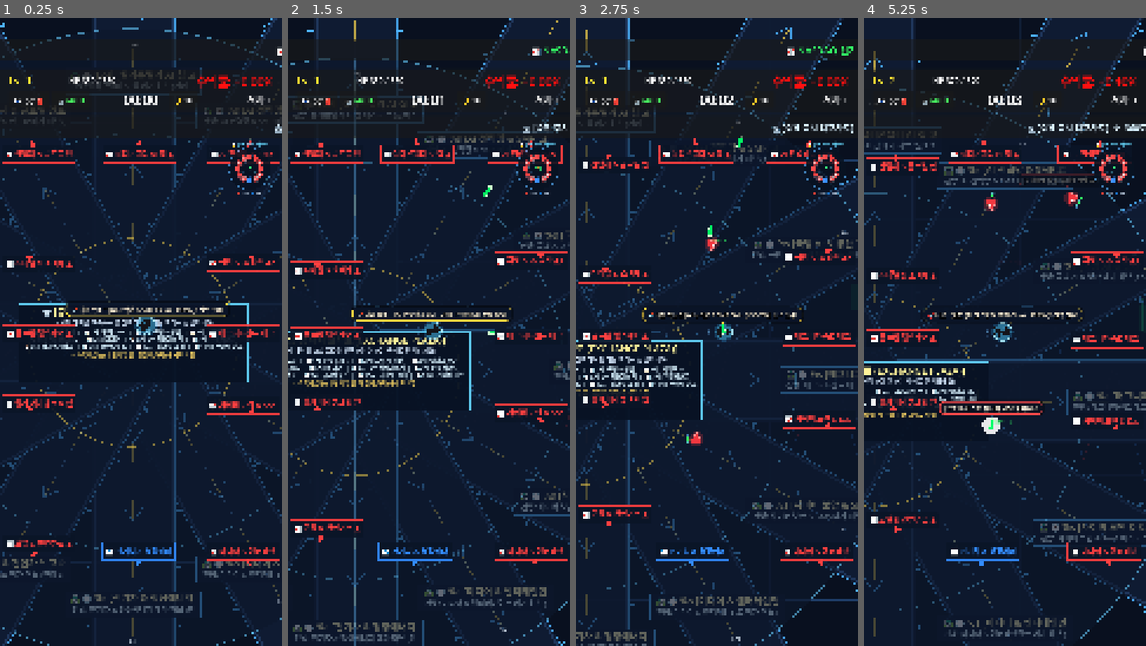
Above: before the commit, frames 1-4 (left to right).
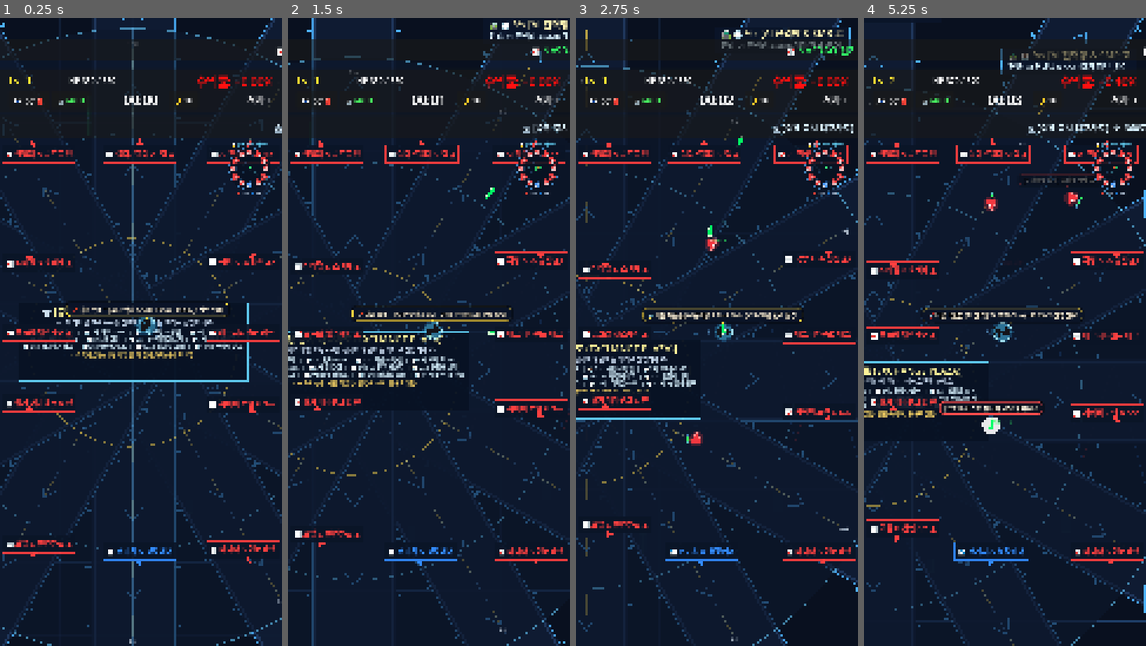
Above: after the commit, the same moments.

Repository: gamcatch/stock-rpg
Game: Godot game, scene res://scenes/main.tscn
The game is run twice, just before and just after one commit, with the same random seed, the same clock (stepped at 60 frames per second) and the same inputs.
Inputs (mouse positions are in pixels of both pictures, inside the frame that each line leads up to):
- Up to frame 1 (0.25 s): no input
- Up to frame 2 (1.5 s): move the mouse to (491, 300) at 0.52 s; hold D (move_right) 0.53-1.25 s; click (491, 300) at 0.67 s; drag from (372, 363) to (437, 332) at 1.27 s
- Up to frame 3 (2.75 s): move the mouse to (745, 193) at 2.02 s; hold D (move_right) from 2.03 s (still down)
- Up to frame 4 (5.25 s): release D (move_right) at 2.75 s; drag from (990, 457) to (999, 244) at 2.77 s; move the mouse to (1089, 426) at 3.52 s; hold A (move_left) 3.53-4.25 s; click "🤖 퀀트 AI 모델 [신규 매수] 모든 무기 공격력 …" at 4.25 s; click "🧲 유동성 흡수 (자석) [신규 매수] 배당금 젬 흡…" at 5 s

The runs differ from the first frame. In frame 1, 7.1% of the frame differs, in the area x 0-100%, y 0-100%; in frame 2, 13%; in frame 3, 12%; in frame 4, 12%.

Commit message:
feat: 192종목 대응 맵 확장 (섹터 거리 4800→8000, 종목 간격 497→995, 섹터 반경 1800)

Diff:
--- a/scenes/main.gd
+++ b/scenes/main.gd
@@ -25,9 +25,9 @@
 		chart_points.append(Vector2(i * 120 - 2800, randf_range(-350, 350)))
 
 	# 2. Atmospheric Candlestick columns across world
-	for i in range(40):
+	for i in range(110):
 		var angle = randf() * TAU
-		var dist = randf_range(600.0, 7500.0)
+		var dist = randf_range(600.0, MarketDataManager.WORLD_RADIUS)
 		bg_candlesticks.append({
 			"pos": Vector2(cos(angle), sin(angle)) * dist,
 			"height": randf_range(60.0, 180.0),
@@ -126,7 +126,7 @@
 	# 1. Draw Grand Radial Expressways (320px wide asphalt with glowing guardrails and lampposts)
 	_draw_expressways(cam_pos, view_rect, font, center, t)
 
-	# 2. Outer Orbital Ring Road (Connecting Sectors at ~4800m radius)
+	# 2. Outer Orbital Ring Road (Connecting Sectors at ~8000m radius)
 	var sec_keys = MarketDataManager.sectors.keys()
 	for i in range(sec_keys.size()):
 		var p1 = MarketDataManager.sectors[sec_keys[i]]["position"]
@@ -199,7 +199,7 @@
 			c_dist += chevron_spacing
 
 		# F. Highway Overhead Gantry Milestone Signs (every 1000m along expressway)
-		var milestone_distances = [1000.0, 2000.0, 3000.0, 4000.0]
+		var milestone_distances = [1500.0, 3000.0, 4500.0, 6000.0]
 		for m_dist in milestone_distances:
 			var m_pos = center + dir * m_dist
 			if cam_pos.distance_to(m_pos) < 1400.0:
@@ -217,7 +217,7 @@
 		if sec.has("stocks"):
 			for stock in sec["stocks"]:
 				var st_pos = stock.get("world_pos", s_pos)
-				if cam_pos.distance_to(st_pos) < 2200.0 or cam_pos.distance_to(s_pos) < 2200.0:
+				if cam_pos.distance_to(st_pos) < 2200.0 or cam_pos.distance_to(s_pos) < 2800.0:
 					draw_line(s_pos, st_pos, Color(0.08, 0.15, 0.28, 0.8), 120.0)
 					draw_line(s_pos, st_pos, Color(theme_col.r, theme_col.g, theme_col.b, 0.4), 2.5)
 
--- a/scenes/ui/radar_minimap.gd
+++ b/scenes/ui/radar_minimap.gd
@@ -2,7 +2,7 @@
 
 # High-Tech Cyber Radar Minimap & Off-Screen Waypoint Navigation
 var radar_radius: float = 80.0
-var world_max_radius: float = 8500.0
+var world_max_radius: float = MarketDataManager.WORLD_RADIUS
 var target_player: Node2D = null
 
 func _ready():
--- a/scripts/market_data_manager.gd
+++ b/scripts/market_data_manager.gd
@@ -560,6 +560,26 @@
 const START_POS = Vector2(0, 0)
 const CENTER_POS = Vector2(0, 0)
 
+# 🗺️ 맵 확장 레이아웃 (12섹터 × 8종목 = 192종목 대응)
+# - 원본 데이터: 섹터 거리 4800, 종목 링 반경 650, 섹터 반경 1250
+# - 확장 후: 섹터 거리 8000 (인접 섹터 간 약 4140), 종목 링 반경 1300 (종목 간 약 995), 섹터 반경 1800
+const SECTOR_DISTANCE_SCALE: float = 8000.0 / 4800.0
+const STOCK_RING_SCALE: float = 2.0
+const SECTOR_RADIUS: float = 1800.0
+const WORLD_RADIUS: float = 10200.0 # 섹터 거리 + 섹터 반경 + 여유
+
+func _apply_expanded_layout():
+	for k in sectors.keys():
+		var sec = sectors[k]
+		var old_center: Vector2 = sec["position"]
+		var new_center: Vector2 = old_center * SECTOR_DISTANCE_SCALE
+		sec["position"] = new_center
+		sec["radius"] = SECTOR_RADIUS
+		if sec.has("stocks"):
+			for stock in sec["stocks"]:
+				var old_pos: Vector2 = stock.get("world_pos", old_center)
+				stock["world_pos"] = new_center + (old_pos - old_center) * STOCK_RING_SCALE
+
 func init_market_data():
 	sectors.clear()
 	sector_stay_times.clear()
@@ -1452,6 +1472,8 @@
 			{"headline": "🚜 [속보] 11시 산업재 캐터필러 인프라 수주 잭팟! 중장비 주문 쇄도!", "sector": "industrial_infra", "type": "buff", "duration": 15.0}
 		]
 
+	_apply_expanded_layout()
+
 	for k in sectors.keys():
 		sector_stay_times[k] = 0.0
 		var sec = sectors[k]
